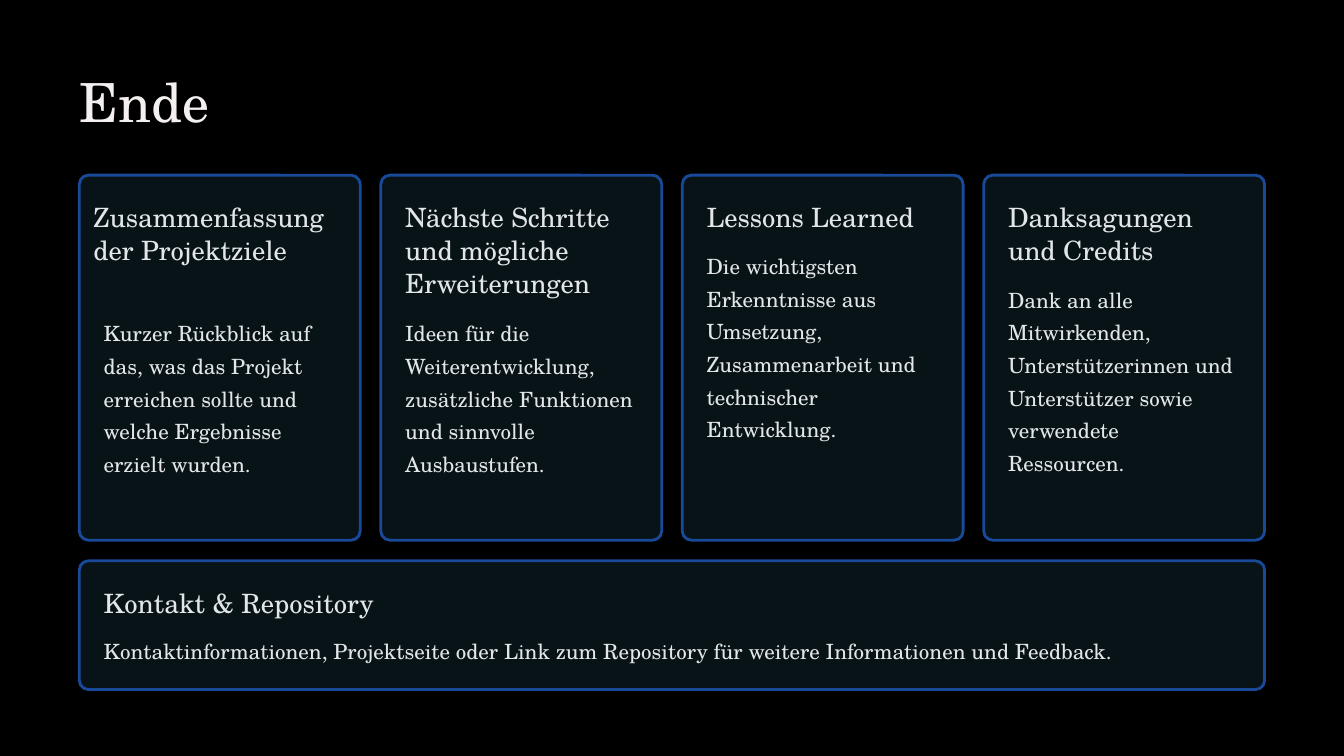
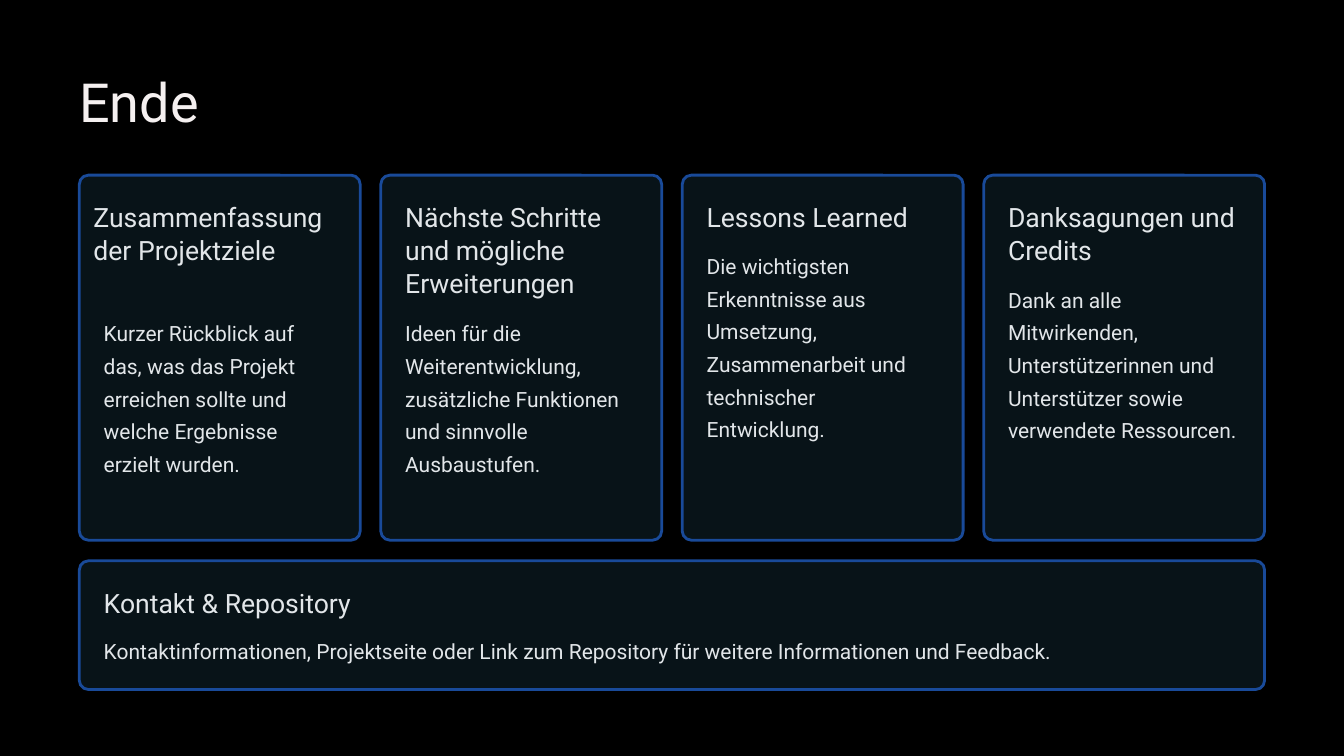
Before and after one commit to Spec06/Top-down-zombie-shooter, a slide deck: slide 8 of Präsi/Top-Down-Game.pptx (slide 6 before the commit). Drawn at 1344x756 pixels with LibreOffice and Linux fonts; fonts in the diff are those of the drawing. Boxes give left, top, right and bottom in pixels: in the first picture for what was removed or moved away, otherwise in the second. Text is boxed around its words. In the diff, an @@ line names an element or a change of style, - is before the commit and + after.

```diff
--- a/Präsi/Top-Down-Game.pptx
+++ b/Präsi/Top-Down-Game.pptx
@@ font TeX Gyre Schola to Roboto in 11 elements at (79,81,198,123), (93,206,322,266), (104,325,296,472), (405,207,601,299), (405,325,619,472), (707,207,907,228), (707,291,906,442), (1008,207,1235,261), (1008,292,1236,438), (104,593,351,619), (104,643,1051,664) @@
```
Also in this commit, not shown: 5 other slides changed, 2 slides added.
